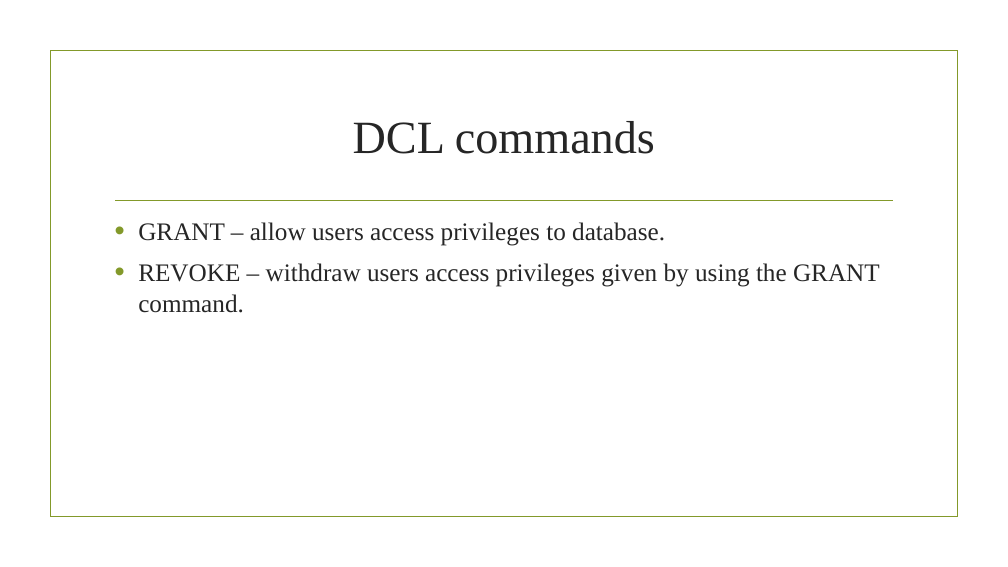
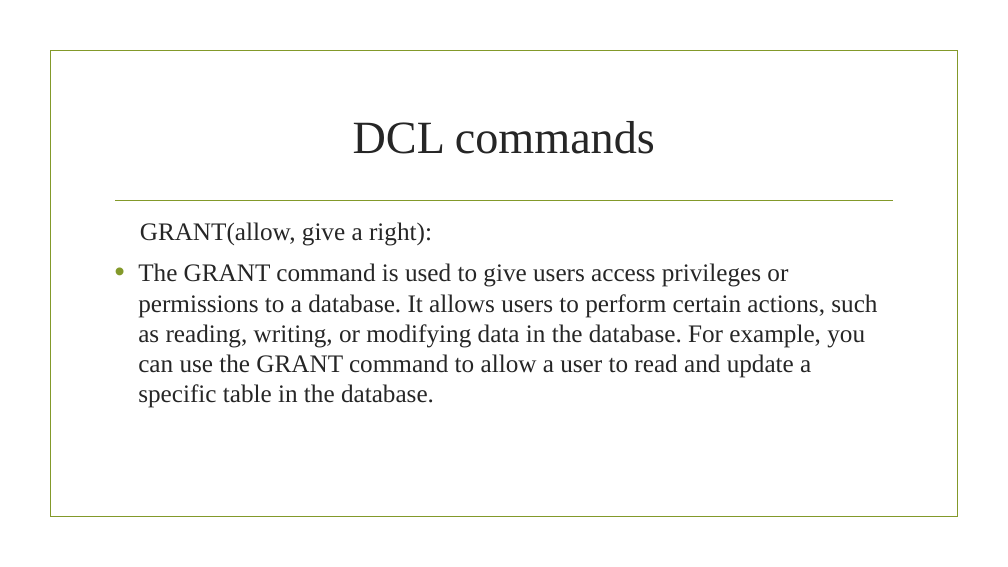
Before and after one commit to AbdifatahYasin1/SQL-database-, a slide deck: slide 9 of SQL COMMANDS.pptx. Drawn at 1008x567 pixels with LibreOffice and Linux fonts; fonts in the diff are those of the drawing; background and template pictures are left out. Boxes give left, top, right and bottom in pixels: in the first picture for what was removed or moved away, otherwise in the second. Text is boxed around its words. In the diff, an @@ line names an element or a change of style, - is before the commit and + after.

```diff
--- a/SQL COMMANDS.pptx
+++ b/SQL COMMANDS.pptx
@@ text at <box>138,222,877,408</box>: text changed @@
-• GRANT – allow users access privileges to database.
-• REVOKE – withdraw users access privileges given by using the GRANT command.
+GRANT(allow, give a right):
+• The GRANT command is used to give users access privileges or permissions to a database. It allows users to perform certain actions, such as reading, writing, or modifying data in the database. For example, you can use the GRANT command to allow a user to read and update a specific table in the database.
```
Also in this commit, not shown: 1 other slide changed, 2 slides added, 1 slide removed, 6 other files.
